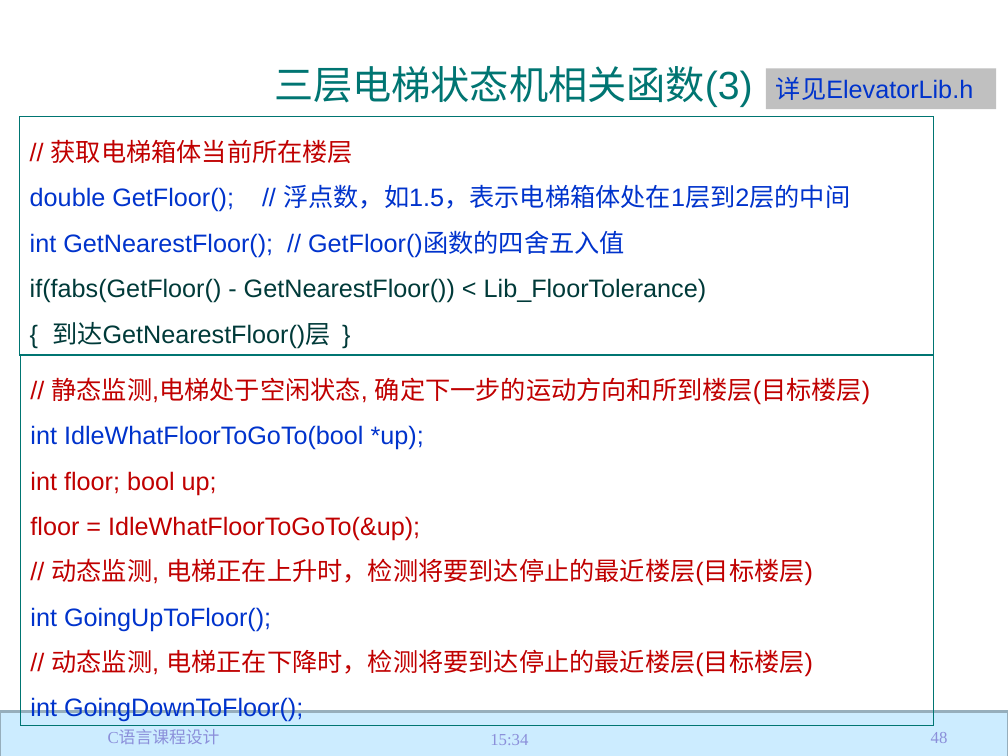
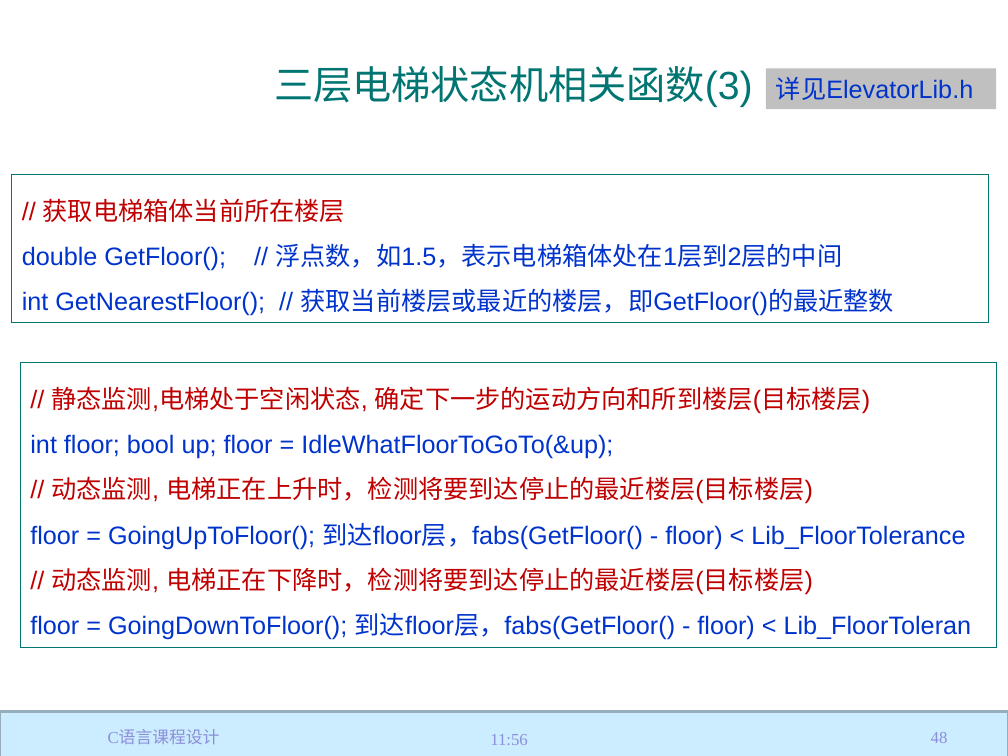
Before and after one commit to jtrfid/C-Repositories, a slide deck: slide 48 of 2017/C语言课程设计/C语言课程设计.pptx. Drawn at 1008x756 pixels with LibreOffice and Linux fonts; fonts in the diff are those of the drawing; background and template pictures are left out. Boxes give left, top, right and bottom in pixels: in the first picture for what was removed or moved away, otherwise in the second. Text is boxed around its words. In the diff, an @@ line names an element or a change of style, - is before the commit and + after.

```diff
--- a/2017/C语言课程设计/C语言课程设计.pptx
+++ b/2017/C语言课程设计/C语言课程设计.pptx
@@ rectangle "// 获取电梯箱体当前所在楼层": place and size @@
-rectangle "// 获取电梯箱体当前所在楼层" at (20, 116, 933, 355)
+rectangle "// 获取电梯箱体当前所在楼层" at (12, 174, 989, 322)
@@ text in rectangle at (22, 288, 894, 316): text changed; text colour #003A39 to #0033CC @@
-int GetNearestFloor(); // GetFloor()函数的四舍五入值
-if(fabs(GetFloor() - GetNearestFloor()) < Lib_FloorTolerance)
-{ 到达GetNearestFloor()层 }
+int GetNearestFloor(); // 获取当前楼层或最近的楼层，即GetFloor()的最近整数
@@ rectangle "// 静态监测,电梯处于空闲状态, 确定下一步的运动方向和所到楼层(目标楼层)": place and size @@
-rectangle "// 静态监测,电梯处于空闲状态, 确定下一步的运动方向和所到楼层(目标楼层)" at (20, 354, 933, 725)
+rectangle "// 静态监测,电梯处于空闲状态, 确定下一步的运动方向和所到楼层(目标楼层)" at (20, 363, 996, 648)
@@ text in rectangle at (30, 434, 613, 459): text changed; text colour #C00000 to #0033CC @@
-int IdleWhatFloorToGoTo(bool *up);
-int floor; bool up;
-floor = IdleWhatFloorToGoTo(&up);
+int floor; bool up; floor = IdleWhatFloorToGoTo(&up);
@@ text in rectangle at (30, 523, 965, 550): text changed @@
-int GoingUpToFloor();
+floor = GoingUpToFloor(); 到达floor层，fabs(GetFloor() - floor) < Lib_FloorTolerance
@@ text in rectangle at (30, 613, 972, 640): text changed @@
-int GoingDownToFloor();
+floor = GoingDownToFloor(); 到达floor层，fabs(GetFloor() - floor) < Lib_FloorToleran
@@ text at (490, 734, 528, 745): text changed @@
-15:34
+11:56
```
Also in this commit, not shown: 56 other slides changed, 3 other files.
